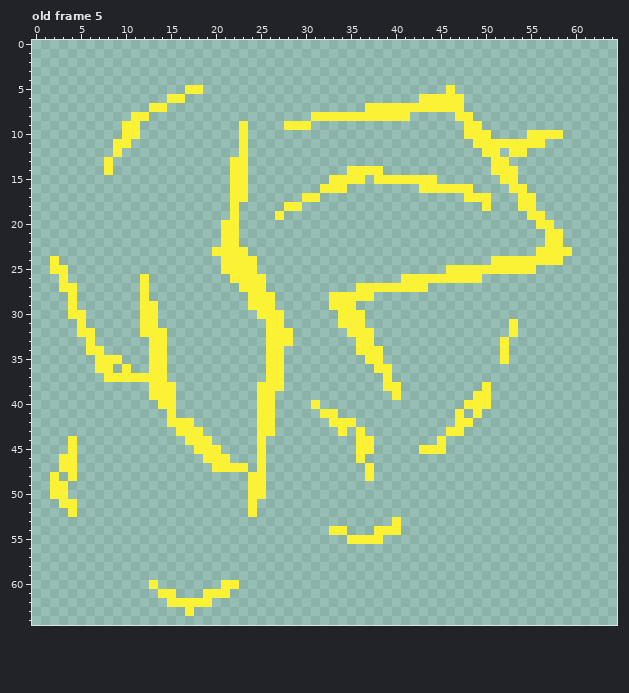
File history of a pixel-art file, sprites/lightning.aseprite. The picture above was drawn from the file before the commit.
65x65 pixels, 12 frames. Shown: old frame 5. The commit also changed other frames, which this record leaves out.
After the commit:
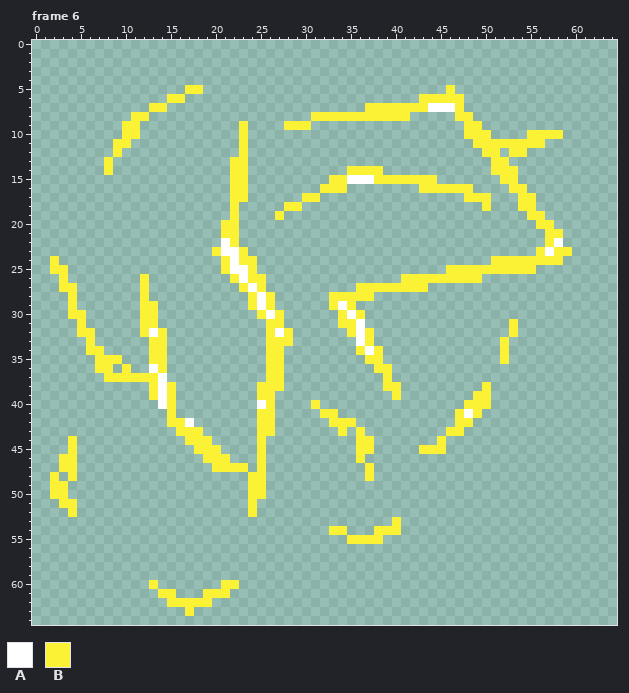
Palette (. is transparent): A #ffffff  B #fbf236
A new or re-ordered frame is compared with the old frame closest to it.
From old to new:
{"change": "frames re-ordered"}
{"where": "frame 6 against old frame 5, layer \"Layer 1\""}
{"frame":6,"y":7,"x":44,"old":"BBB","new":"AAA"}
{"frame":6,"y":15,"x":35,"old":"BB.","new":"AAA"}
{"frame":6,"y":22,"x":21,"old":"B","new":"A"}
{"frame":6,"y":22,"x":58,"old":"B","new":"A"}
{"frame":6,"y":23,"x":21,"old":"BB","new":"AA"}
{"frame":6,"y":23,"x":57,"old":"B","new":"A"}
{"frame":6,"y":24,"x":22,"old":"B","new":"A"}
{"frame":6,"y":25,"x":22,"old":"BB","new":"AA"}
{"frame":6,"y":26,"x":23,"old":"B","new":"A"}
{"frame":6,"y":27,"x":24,"old":"B","new":"A"}
{"frame":6,"y":28,"x":25,"old":"B","new":"A"}
{"frame":6,"y":29,"x":25,"old":"B","new":"A"}
{"frame":6,"y":29,"x":34,"old":"B","new":"A"}
{"frame":6,"y":30,"x":26,"old":"B","new":"A"}
{"frame":6,"y":30,"x":35,"old":"B","new":"A"}
{"frame":6,"y":31,"x":36,"old":"B","new":"A"}
{"frame":6,"y":32,"x":13,"old":"B","new":"A"}
{"frame":6,"y":32,"x":27,"old":"B","new":"A"}
{"frame":6,"y":32,"x":36,"old":"B","new":"A"}
{"frame":6,"y":33,"x":36,"old":"B","new":"A"}
{"frame":6,"y":34,"x":37,"old":"B","new":"A"}
{"frame":6,"y":36,"x":13,"old":"B","new":"A"}
{"frame":6,"y":37,"x":14,"old":"B","new":"A"}
{"frame":6,"y":38,"x":14,"old":"B","new":"A"}
{"frame":6,"y":39,"x":14,"old":"B","new":"A"}
{"frame":6,"y":40,"x":14,"old":"B","new":"A"}
{"frame":6,"y":40,"x":25,"old":"B","new":"A"}
{"frame":6,"y":41,"x":48,"old":".","new":"A"}
{"frame":6,"y":42,"x":17,"old":"B","new":"A"}
